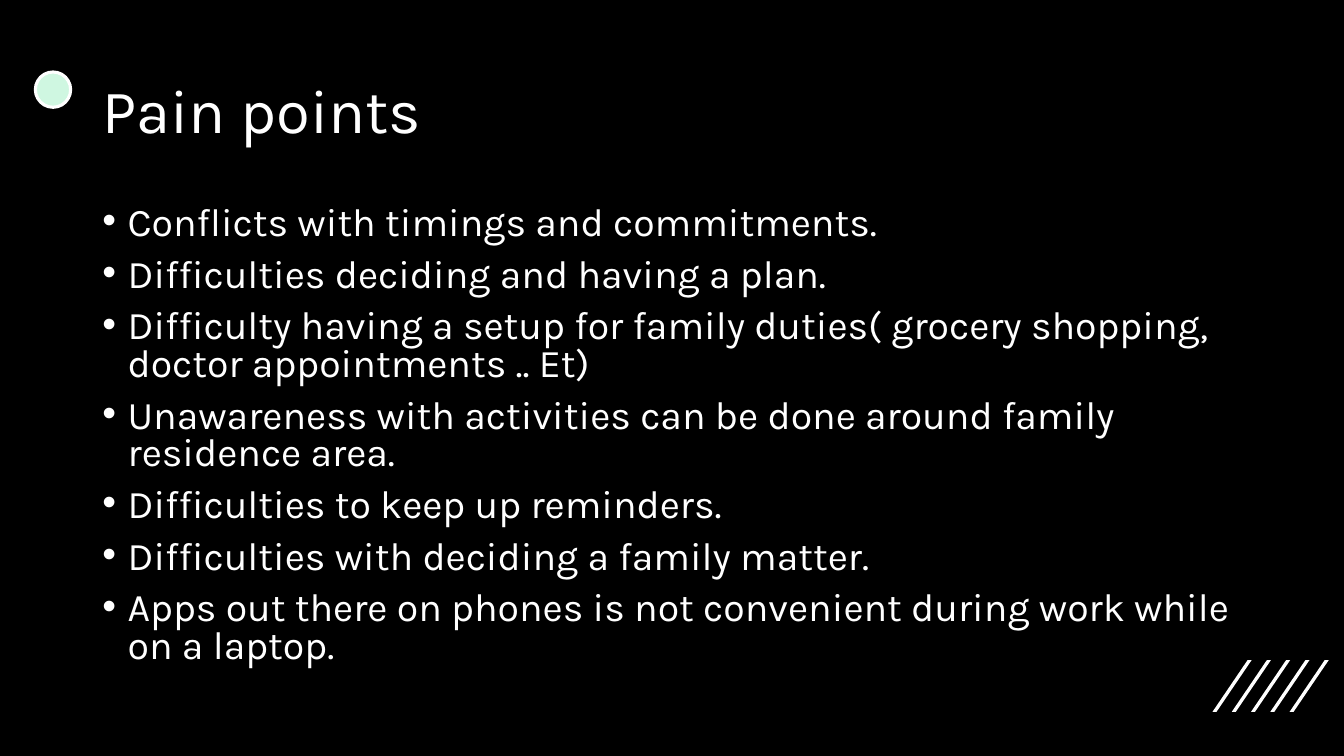
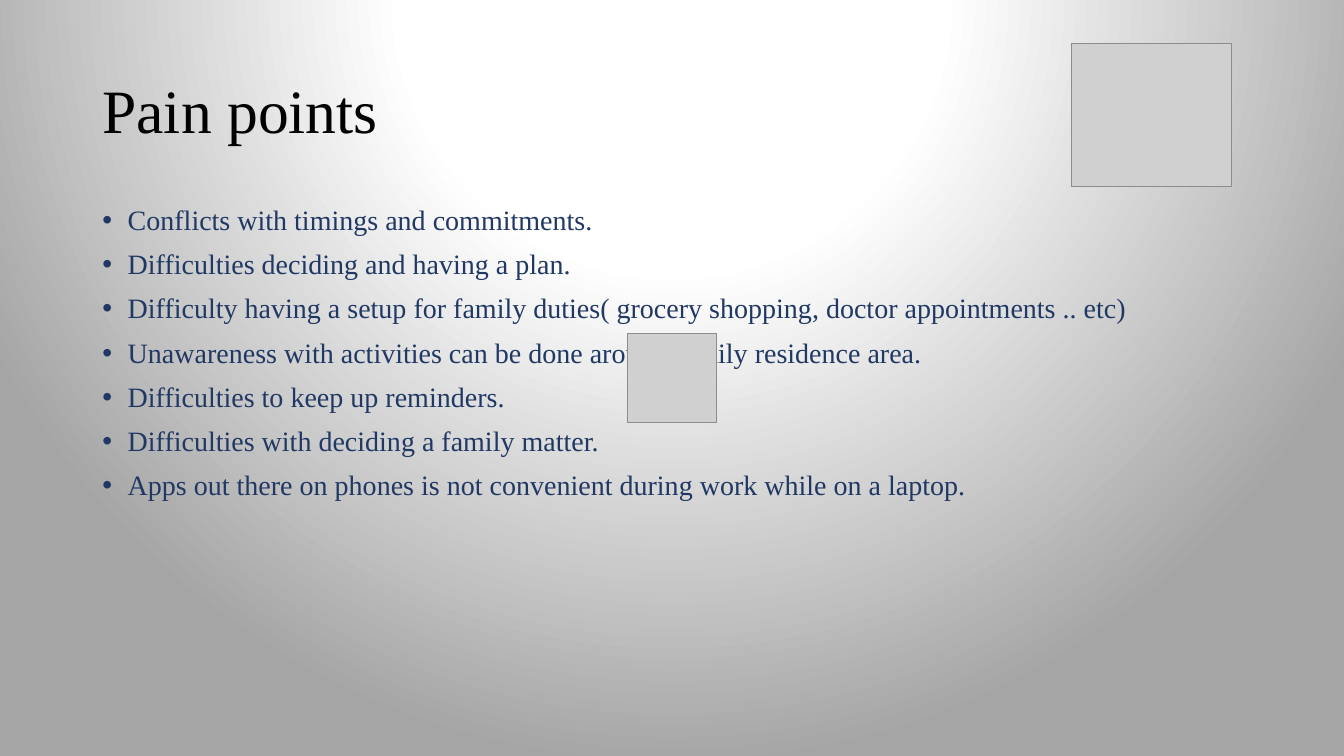
Before and after one commit to Khasaleh/family_app, a slide deck: slide 3 of Presentation1.pptx. Drawn at 1344x756 pixels with LibreOffice and Linux fonts; fonts in the diff are those of the drawing; grey boxes stand for pictures. Boxes give left, top, right and bottom in pixels: in the first picture for what was removed or moved away, otherwise in the second. Text is boxed around its words. In the diff, an @@ line names an element or a change of style, - is before the commit and + after.

```diff
--- a/Presentation1.pptx
+++ b/Presentation1.pptx
@@ background #000000 to gradient #FFFFFF to #A5A5A5 @@
@@ title "Pain points" at [102,92,377,144]: font Karla to Times New Roman, text colour #FFFFFF to #000000 @@
@@ picture added at [1072,43,1232,187] @@
@@ ellipse removed at [35,72,71,107] @@
@@ text at [128,210,965,501]: size 28 to 20 pt, font Karla to Times New Roman, text colour #FFFFFF to #203864 in "Conflicts with timings and commitments.", "Difficulties deciding and having a plan.", "Unawareness with activities can be done around ...", "Difficulties to keep up reminders." and 2 more places; line spacing 0.8 to 0.9 @@
@@ text at [128,298,1126,324]: text changed; size 28 to 20 pt; font Karla to Times New Roman; text colour #FFFFFF to #203864 @@
-• Difficulty having a setup for family duties( grocery shopping, doctor appointments .. Et)
+• Difficulty having a setup for family duties( grocery shopping, doctor appointments .. etc)
@@ picture added at [627,334,717,423] @@
@@ group removed at [1213,660,1329,712]: 5 freeform shapes @@
```
Also in this commit, not shown: 10 other slides changed, 1 slide added, 1 other file.
